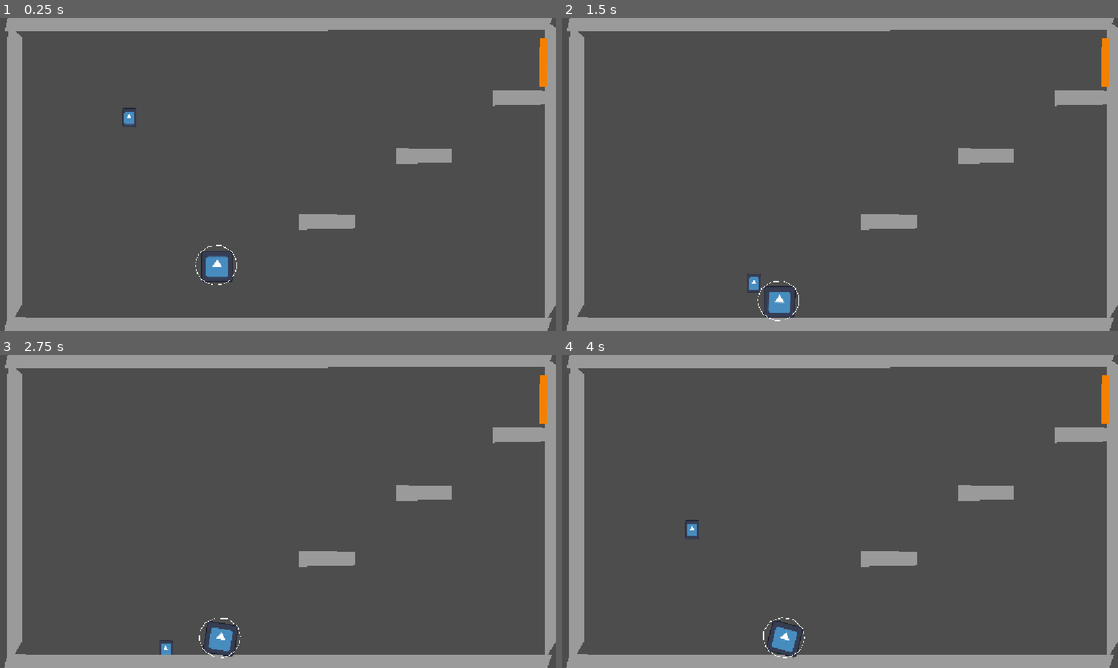
Above: before the commit, frames 1-4 (two rows, left to right).
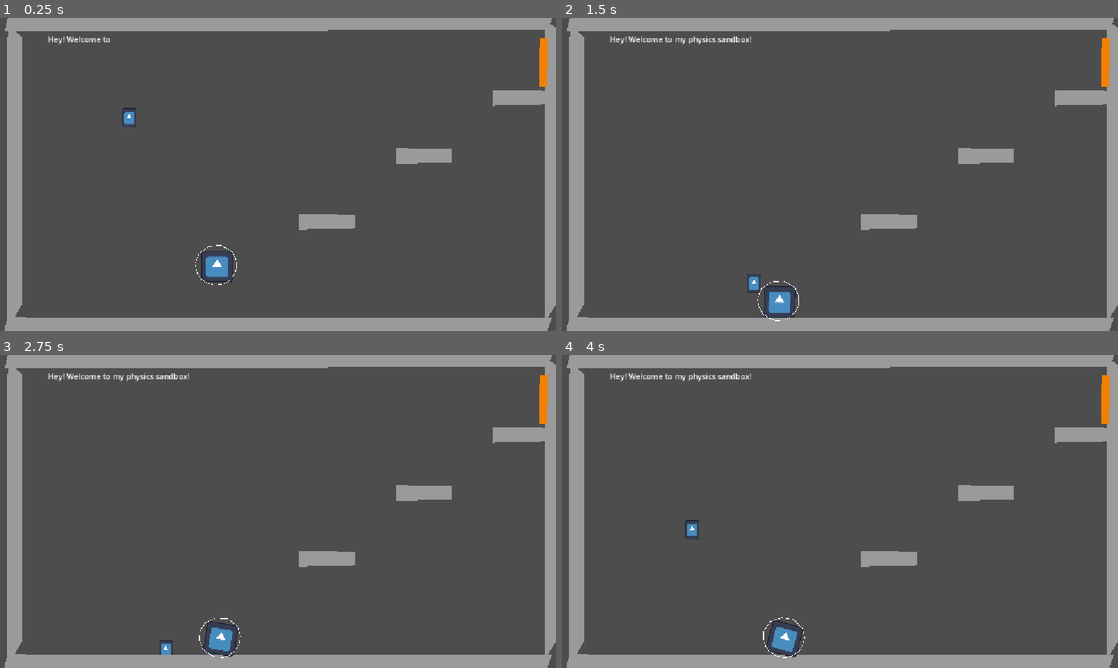
Above: after the commit, the same moments.

Repository: TAL-Trent/SSJamF2026
Game: Godot game, scene res://Test Scene Dev Trent.tscn
Same seed, same stepped clock (60 frames per second), same inputs: the game is played once before the commit and once after it. The engine's default icon, where the game draws it, is replaced by a stand-in: a white triangle on a blue panel in a dark square.
Inputs:
- Up to frame 1 (0.25 s): no input
- Up to frame 2 (1.5 s): hold Right (right) 0.53-1.28 s; tap Space (jump) at 0.77 s; hold Left (left) from 1.28 s (still down)
- Up to frame 3 (2.75 s): tap Space (jump) at 1.52 s; release Left (left) at 2.03 s; hold Right (right) from 2.03 s (still down)
- Up to frame 4 (4 s): tap Space (jump) at 3.02, 3.77 s; release Right (right) at 3.53 s; hold Left (left) from 3.53 s (still down)

The runs differ from the first frame. In frame 1, 0.1% of the frame differs, in the area x 8-20%, y 5-9%; in frame 2, 0.3%, in the area x 8-34%, y 5-9%; in frame 3, 0.3%; in frame 4, 0.3%.

Commit message:
added text functions and demos

Diff:
--- a/jank/Test Scene Dev Trent.tscn
+++ b/jank/Test Scene Dev Trent.tscn
@@ -18,11 +18,12 @@
 [sub_resource type="CircleShape2D" id="CircleShape2D_oym00"]
 radius = 86.833176
 
-[node name="Node2D" type="Node2D" unique_id=965193724 node_paths=PackedStringArray("Player", "PlayerSprite", "EolTrigger")]
+[node name="Node2D" type="Node2D" unique_id=965193724 node_paths=PackedStringArray("Player", "PlayerSprite", "EolTrigger", "textChat")]
 script = ExtResource("1_jkau5")
 Player = NodePath("Player")
 PlayerSprite = NodePath("Player2dSprite")
 EolTrigger = NodePath("Area2D")
+textChat = NodePath("RichTextLabel")
 
 [node name="Player2dSprite" type="Sprite2D" parent="." unique_id=1676920389]
 position = Vector2(268, 190)
@@ -164,4 +165,14 @@
 color = Color(0.955715, 0.5051854, 7.70092e-07, 1)
 polygon = PackedVector2Array(1118, 42, 1135, 42, 1134, 142, 1117, 142)
 
+[node name="RichTextLabel" type="RichTextLabel" parent="." unique_id=729345683]
+offset_left = 99.0
+offset_top = 32.0
+offset_right = 1036.0
+offset_bottom = 88.0
+localize_numeral_system = false
+text = "Hello World!"
+scroll_active = false
+shortcut_keys_enabled = false
+
 [connection signal="area_shape_entered" from="Area2D" to="." method="_on_area_2d_area_shape_entered"]
--- a/jank/Test Scene Script dev trent.gd
+++ b/jank/Test Scene Script dev trent.gd
@@ -3,6 +3,12 @@
 @export var Player: RigidBody2D
 @export var PlayerSprite: Sprite2D
 @export var EolTrigger: Area2D
+@export var textChat: RichTextLabel
+
+var isTyping = false
+var finishedMessage = ""
+var currentMessage = ""
+var messageChar = 0
 
 func _input(event):
 	if event.is_action_pressed("jump"):
@@ -30,13 +36,28 @@
 
 # Called when the node enters the scene tree for the first time.
 func _ready() -> void:
-	pass # Replace with function body.
+	setMessage("Hey! Welcome to my physics sandbox!")
 
 
 # Called every frame. 'delta' is the elapsed time since the previous frame.
 func _process(delta: float) -> void:
 	PlayerSprite.global_position = Player.global_position
+	typeChat()
 
 #called when the player touches the end of level trigger
 func _on_area_2d_area_shape_entered(area_rid: RID, area: Area2D, area_shape_index: int, local_shape_index: int) -> void:
 	print("End Level")
+	setMessage("Nice job!")
+func typeChat():
+	if !(finishedMessage == currentMessage):
+		textChat.text = currentMessage + finishedMessage[messageChar]
+		messageChar+=1
+		currentMessage = textChat.text
+	else:
+		messageChar = 0
+
+func setMessage(message: String):
+	textChat.text = ""
+	currentMessage = ""
+	finishedMessage = message
+	messageChar = 0
